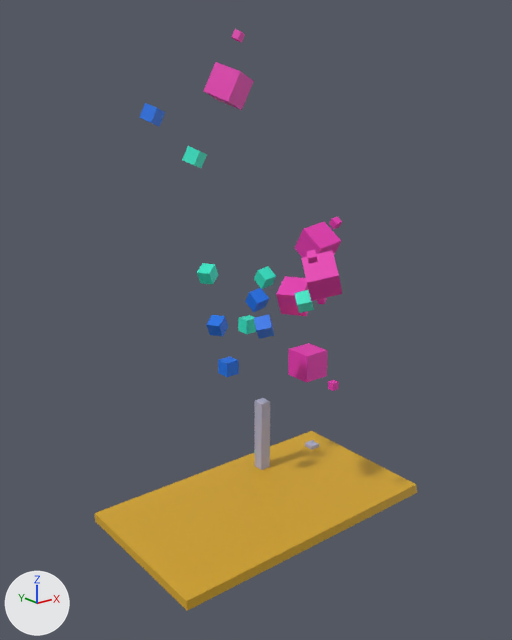
The glTF model resources/models.glb, before and after one commit.
Both versions are drawn from a camera (50 mm lens) standing at (-7.89, -10.08, 7.65) and looking at (-0.1, -0.34, 3.76). The axes (+X, +Y, +Z) are drawn at lower left. The lights are the same throughout. Where no turn or scale is listed for an object, it has been applied to the vertices.

The scene before the commit, as lines of its bpy script (objects in view):
```python
ob_cube_018 = bpy.data.objects.new('Cube.018', me_cube_022)
ob_cube_018.location = (1.24, -0.53, 5.03)
ob_cube_019 = bpy.data.objects.new('Cube.019', me_cube_023)
ob_cube_019.location = (1.06, -1.16, 5.54)
ob_cube_020 = bpy.data.objects.new('Cube.020', me_cube_024)
ob_cube_020.location = (-0.99, 1.55, 7.36)
ob_cube_021 = bpy.data.objects.new('Cube.021', me_cube_025)
ob_cube_021.location = (-0.35, 1.17, 6.6)
ob_cube_022 = bpy.data.objects.new('Cube.022', me_cube_026)
ob_cube_022.location = (-0.15, 0.35, 7.85)
ob_cube_023 = bpy.data.objects.new('Cube.023', me_cube_027)
ob_cube_023.location = (-0.04, 0.21, 8.66)
ob_plane = bpy.data.objects.new('Plane', me_plane)
ob_plane.location = (0.05, -0.38, -0.1)
# also in view: 'Cube.009' at (0.96, -0.63, 2.76); 'Cube.014' at (0.2, -1.73, 4.81); 'Cube' at (0.86, 0.64, 0.68); 'Cube.010' at (1.22, 0.06, 3.9)
```
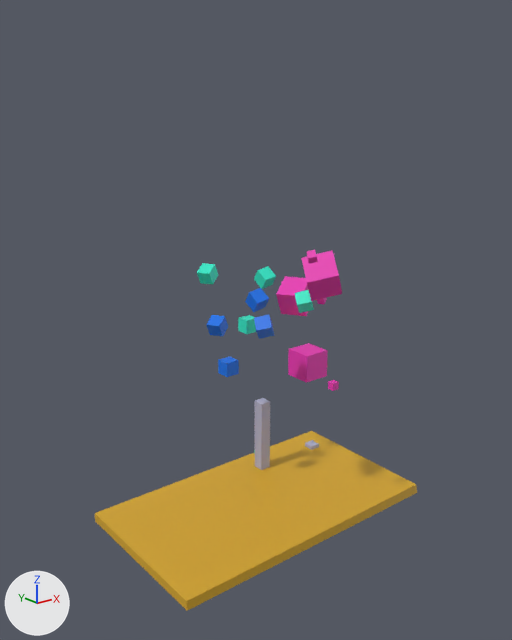
Location of each change, [x1, y1, x2, y2] in pixels of the pictures (512 x 640 px):
'Cube.022', deleted (pink)
    before: [203, 62, 254, 110]
'Cube.018', deleted (pink)
    before: [295, 222, 341, 257]
'Cube.020', deleted
    before: [139, 103, 165, 127]
'Cube.021', deleted
    before: [182, 146, 207, 168]
'Cube.023', deleted
    before: [232, 29, 245, 43]
'Cube.019', deleted
    before: [329, 217, 342, 229]

Patch to the scene script:
```diff
--- a/resources/models.glb.py
+++ b/resources/models.glb.py
@@ ob_cube_018 @@
-ob_cube_018 = bpy.data.objects.new('Cube.018', me_cube_022)
-ob_cube_018.location = (1.24, -0.53, 5.03)
@@ ob_cube_019 @@
-ob_cube_019 = bpy.data.objects.new('Cube.019', me_cube_023)
-ob_cube_019.location = (1.06, -1.16, 5.54)
@@ ob_cube_020 @@
-ob_cube_020 = bpy.data.objects.new('Cube.020', me_cube_024)
-ob_cube_020.location = (-0.99, 1.55, 7.36)
@@ ob_cube_021 @@
-ob_cube_021 = bpy.data.objects.new('Cube.021', me_cube_025)
-ob_cube_021.location = (-0.35, 1.17, 6.6)
@@ ob_cube_022 @@
-ob_cube_022 = bpy.data.objects.new('Cube.022', me_cube_026)
-ob_cube_022.location = (-0.15, 0.35, 7.85)
@@ ob_cube_023 @@
-ob_cube_023 = bpy.data.objects.new('Cube.023', me_cube_027)
-ob_cube_023.location = (-0.04, 0.21, 8.66)
```
